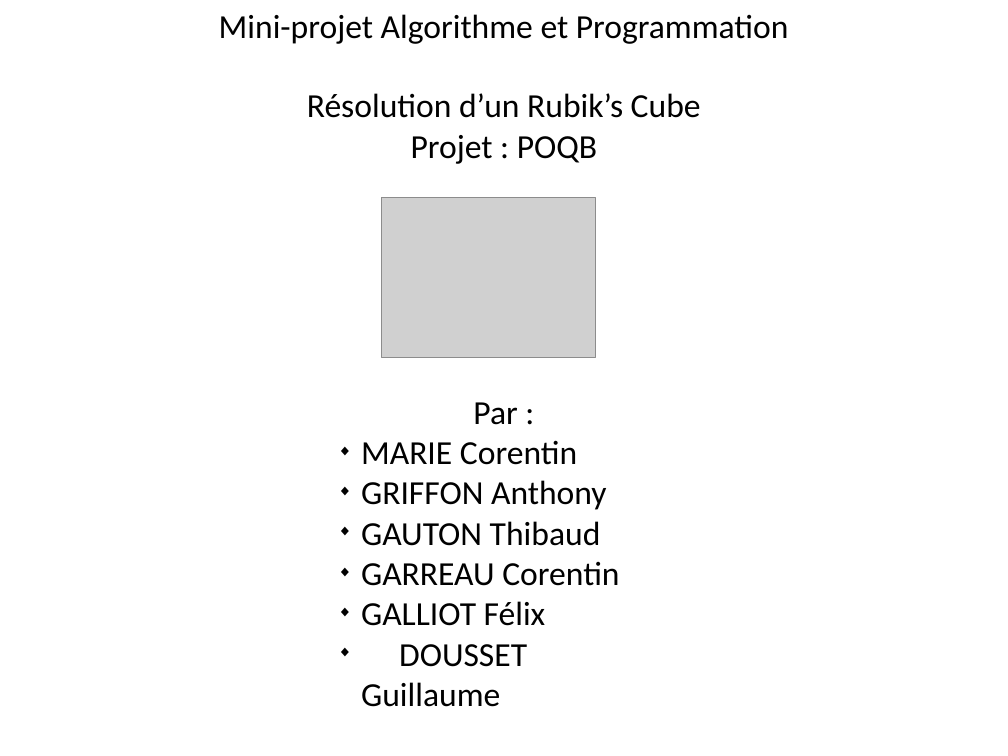
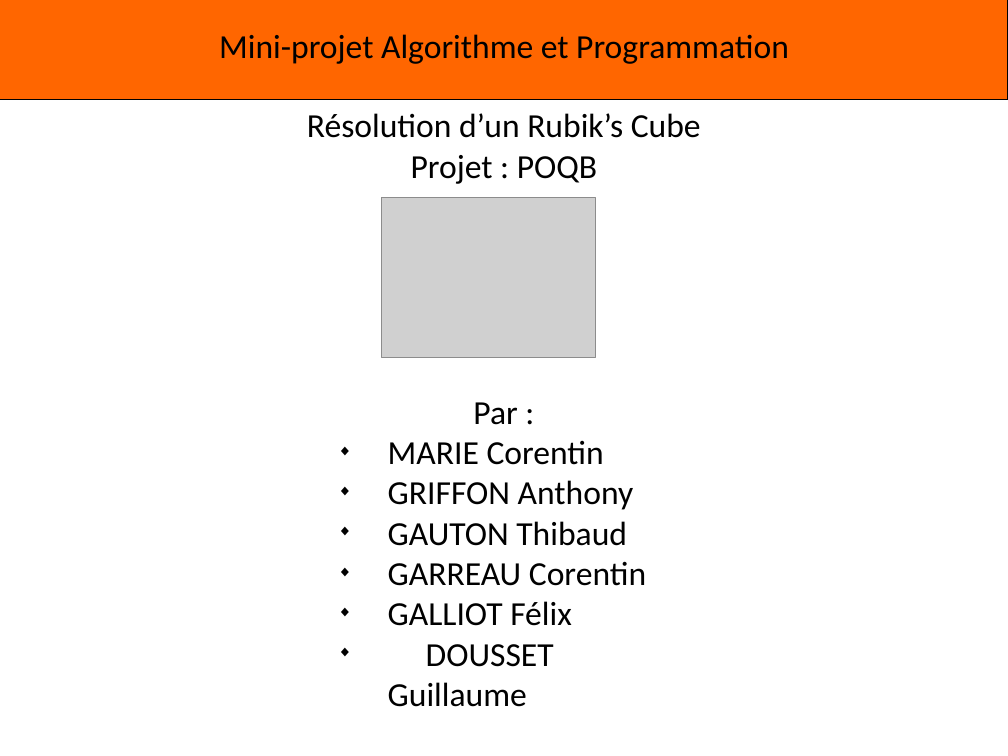
Before and after one commit to Miaxos/Polux, a slide deck: slide 1 of diapo_Presentation_poqb_soutenance_vendredi_15_janvier_2016.odp. Drawn at 1008x756 pixels with LibreOffice and Linux fonts; fonts in the diff are those of the drawing; grey boxes stand for pictures; background and template pictures are left out. Boxes give left, top, right and bottom in pixels: in the first picture for what was removed or moved away, otherwise in the second. Text is boxed around its words. In the diff, an @@ line names an element or a change of style, - is before the commit and + after.

```diff
--- a/diapo_Presentation_poqb_soutenance_vendredi_15_janvier_2016.odp
+++ b/diapo_Presentation_poqb_soutenance_vendredi_15_janvier_2016.odp
@@ title "Mini-projet Algorithme et Programmation": place and size @@
-title "Mini-projet Algorithme et Programmation" at [219, 14, 789, 44]
+title "Mini-projet Algorithme et Programmation" at [219, 34, 789, 64]
@@ rectangle added at [0, 0, 1008, 99], fill #FF6600, outline #000000 0 pt @@
@@ subtitle "Résolution d’un Rubik’s Cube": place and size @@
-subtitle "Résolution d’un Rubik’s Cube" at [307, 93, 701, 164]
+subtitle "Résolution d’un Rubik’s Cube" at [307, 113, 701, 184]
@@ text "Par :": place and size @@
-text "Par :" at [328, 386, 680, 683]
+text "Par :" at [388, 402, 646, 667]
@@ text at [388, 440, 646, 626]: indent changed @@
```
Also in this commit, not shown: 10 other slides changed, 4 slides added, 1 slide removed.
